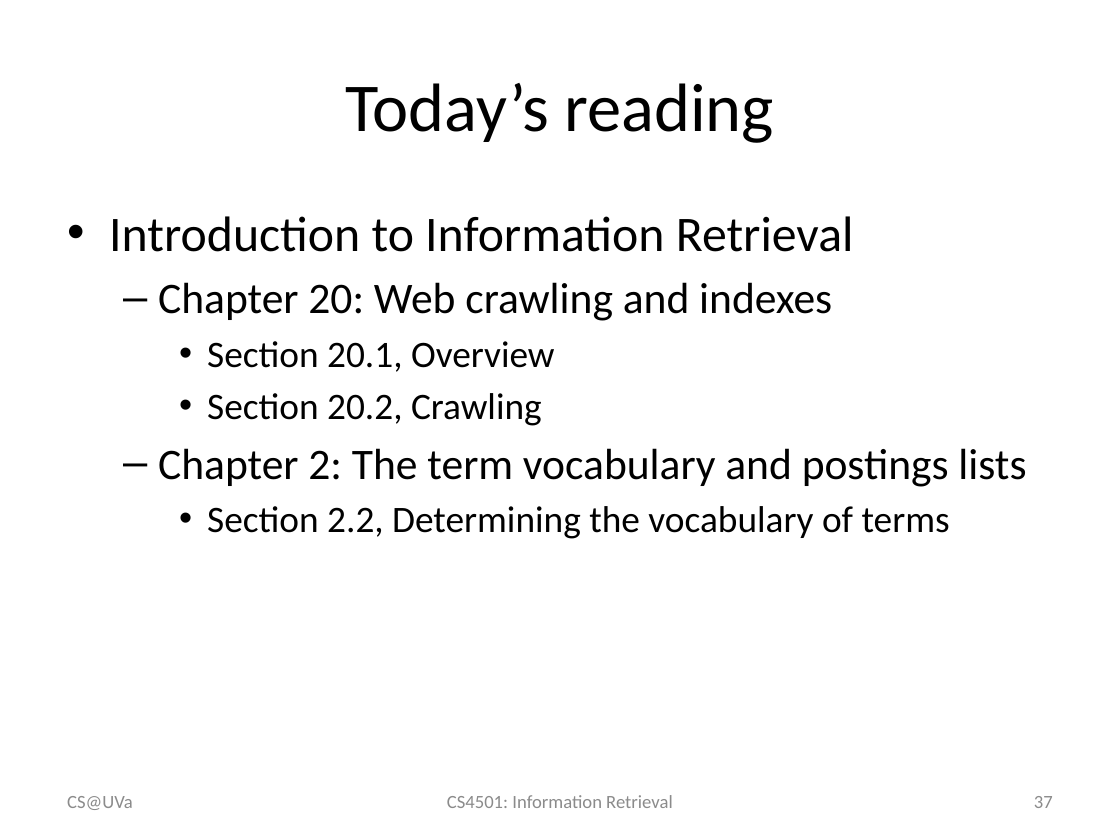
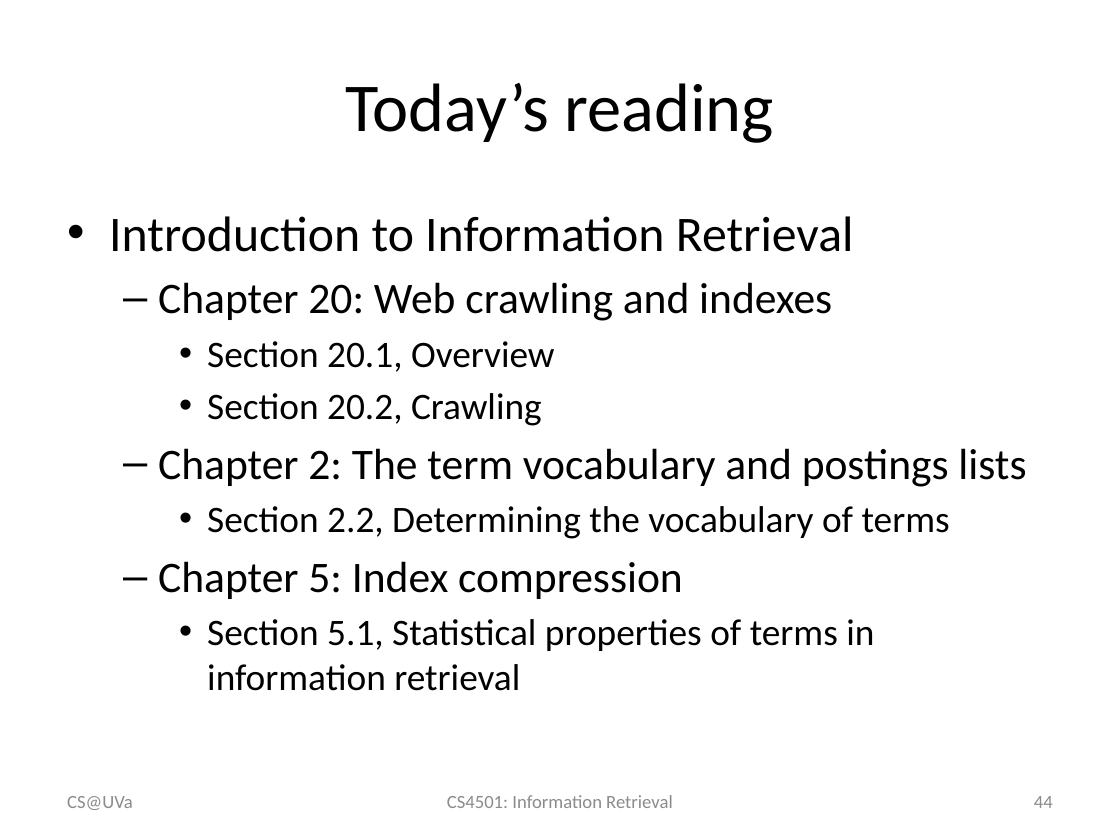
Before and after one commit to wang296/IR2015, a slide deck: slide 44 of docs/Crawler and Text Analysis.pptx (slide 37 before the commit). Drawn at 1120x840 pixels with LibreOffice and Linux fonts; fonts in the diff are those of the drawing. Boxes give left, top, right and bottom in pixels: in the first picture for what was removed or moved away, otherwise in the second. Text is boxed around its words. In the diff, an @@ line names an element or a change of style, - is before the commit and + after.

Commit message:
inverted index

```diff
--- a/docs/Crawler and Text Analysis.pptx
+++ b/docs/Crawler and Text Analysis.pptx
@@ text at (158,561,874,691): paragraphs added @@
+  – Chapter 5: Index compression
+    • Section 5.1, Statistical properties of terms in information retrieval
@@ page number at (1034,796,1053,808): text changed @@
-37
+44
```
Also in this commit, not shown: 1 other slide changed, 7 slides added, 4 other files.
